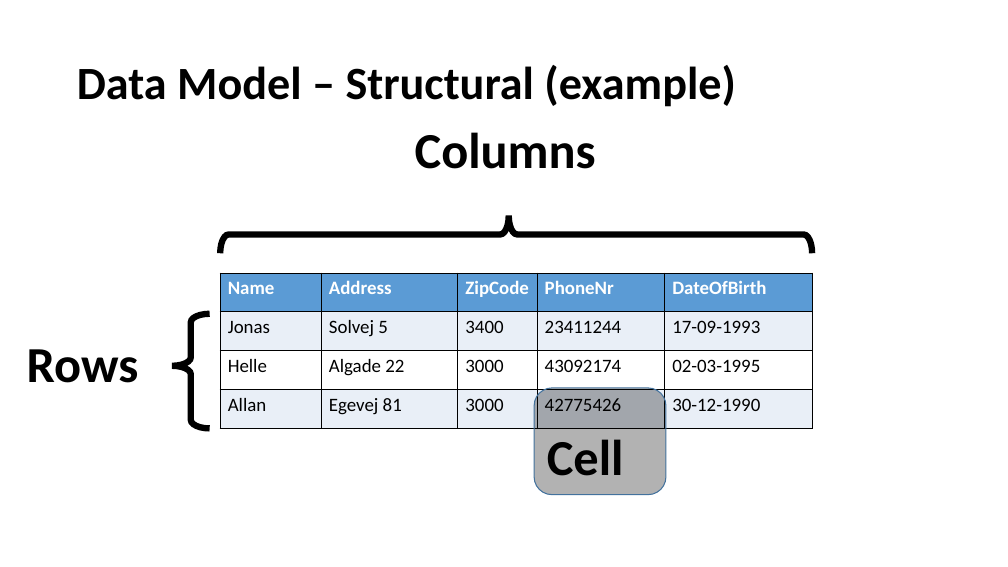
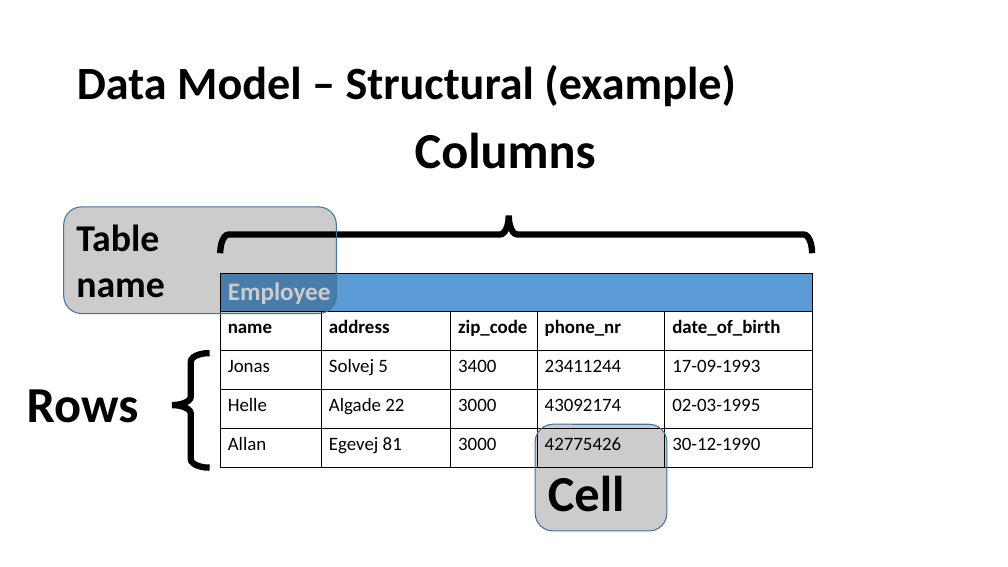
Before and after one commit to perl-easj/OOProg, a slide deck: slide 11 of Chap/DB/Presentations/DBRelationalModel.pptx. Drawn at 1008x567 pixels with LibreOffice and Linux fonts; fonts in the diff are those of the drawing. Boxes give left, top, right and bottom in pixels: in the first picture for what was removed or moved away, otherwise in the second. Text is boxed around its words. In the diff, an @@ line names an element or a change of style, - is before the commit and + after.

Commit message:
Consistency update of DB presentations
Plus DB scripts and a Table template spreadsheet.

```diff
--- a/Chap/DB/Presentations/DBRelationalModel.pptx
+++ b/Chap/DB/Presentations/DBRelationalModel.pptx
@@ rounded rectangle added at box(64, 207, 337, 314), fill #000000 at 20% opacity, outline #43739E 1 pt, 36 pt, text #000000, bold @@
+Table
+name
@@ table at box(220, 273, 813, 467) @@
-row 1: Name | Address | ZipCode | PhoneNr | DateOfBirth
+row 1: Employee |  |  |  | 
+row 2: name | address | zip_code | phone_nr | date_of_birth
@@ left brace: place and size @@
-left brace at box(172, 314, 210, 429)
+left brace at box(172, 353, 210, 468)
@@ text "Rows": place and size @@
-text "Rows" at box(27, 349, 139, 383)
+text "Rows" at box(27, 389, 139, 423)
@@ rounded rectangle "Cell": place and size @@
-rounded rectangle "Cell" at box(535, 388, 666, 495)
+rounded rectangle "Cell" at box(535, 424, 667, 531)
@@ rounded rectangle "Cell" at box(535, 424, 667, 531): fill #000000 at 30% opacity to #000000 at 20% opacity @@
```
Also in this commit, not shown: 26 other slides changed, 10 other files.
